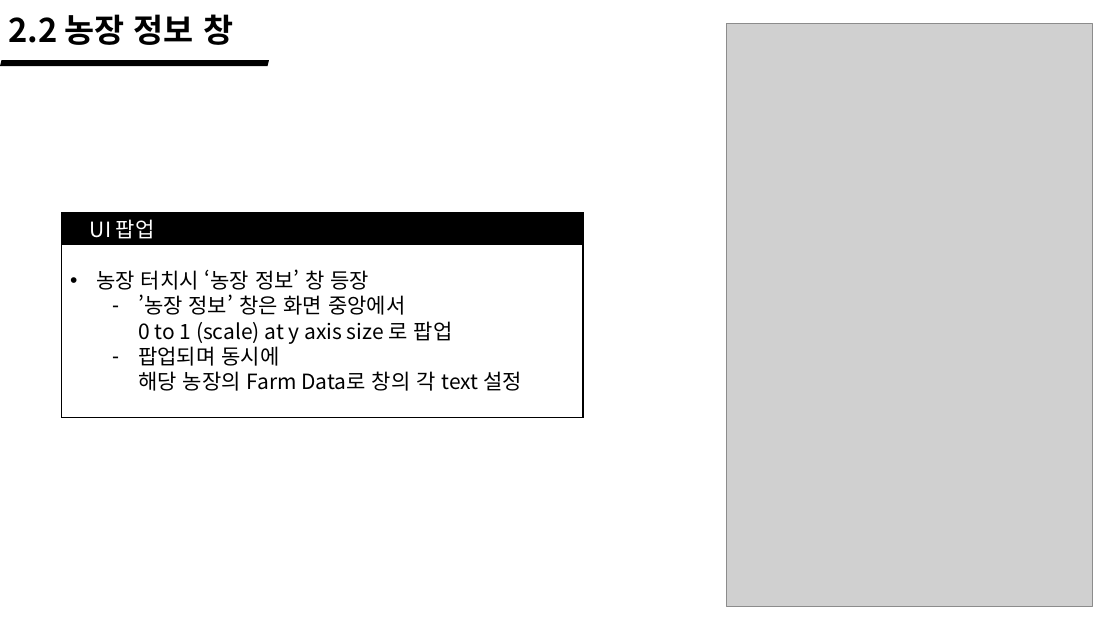
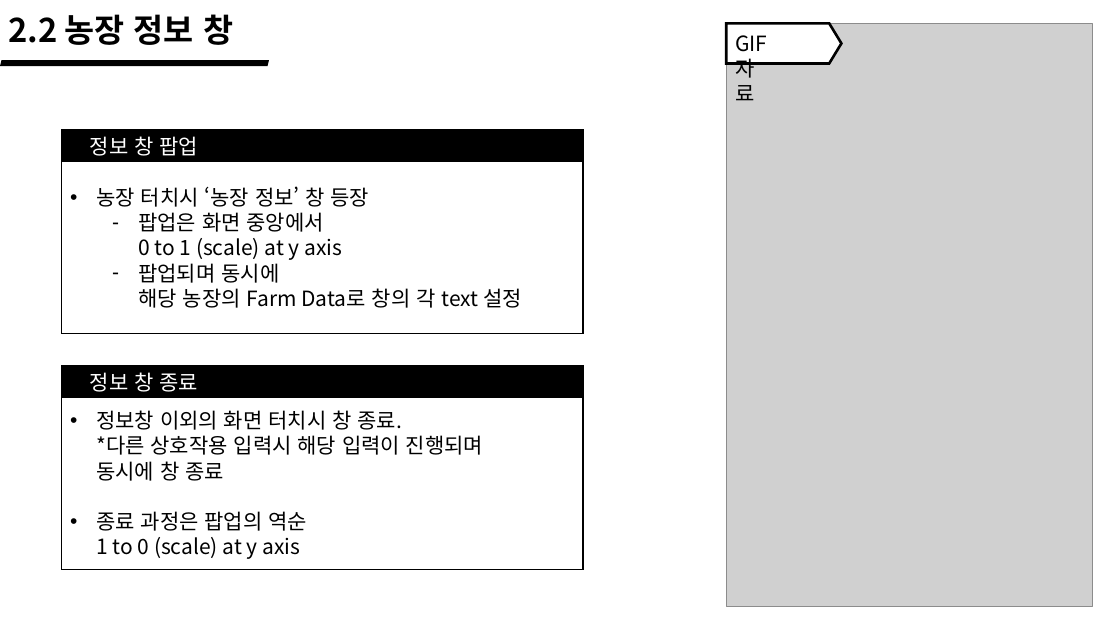
Before and after one commit to wlrud753/CarryCarrot, a slide deck: slide 13 of 기획서/당근키우기 시스템.pptx. Drawn at 1120x630 pixels with LibreOffice and Linux fonts; fonts in the diff are those of the drawing; grey boxes stand for pictures. Boxes give left, top, right and bottom in pixels: in the first picture for what was removed or moved away, otherwise in the second. Text is boxed around its words. In the diff, an @@ line names an element or a change of style, - is before the commit and + after.

```diff
--- a/기획서/당근키우기 시스템.pptx
+++ b/기획서/당근키우기 시스템.pptx
@@ pentagon arrow added at box(727, 24, 842, 64), fill #FFFFFF, outline #000000 2.25 pt @@
@@ text added at box(735, 35, 767, 101), 18 pt, text #000000 @@
+GIF 자료
@@ rectangle: place and size @@
-rectangle at box(62, 213, 584, 417)
+rectangle at box(62, 129, 584, 334)
@@ text at box(90, 136, 199, 156): text changed @@
-UI 팝업
+정보 창 팝업
@@ rectangle "농장 터치시 ‘농장 정보’ 창 ...": place and size @@
-rectangle "농장 터치시 ‘농장 정보’ 창 ..." at box(62, 245, 584, 418)
+rectangle "농장 터치시 ‘농장 정보’ 창 ..." at box(62, 161, 584, 334)
@@ text in rectangle at box(138, 212, 342, 260): text changed @@
-  – ’농장 정보’ 창은 화면 중앙에서
-    0 to 1 (scale) at y axis size 로 팝업
+  – 팝업은 화면 중앙에서
+    0 to 1 (scale) at y axis
@@ rectangle added at box(62, 365, 584, 570), fill #000000, outline #000000 1 pt @@
@@ text added at box(90, 372, 199, 392), 18 pt, text #FFFFFF @@
+정보 창 종료
@@ rectangle added at box(62, 397, 584, 571), fill #FFFFFF, outline #000000 1 pt, 18 pt, text #000000 @@
+• 정보창 이외의 화면 터치시 창 종료.
+  *다른 상호작용 입력시 해당 입력이 진행되며
+  동시에 창 종료
+• 종료 과정은 팝업의 역순
+  1 to 0 (scale) at y axis
```
Also in this commit, not shown: 2 other slides changed.
